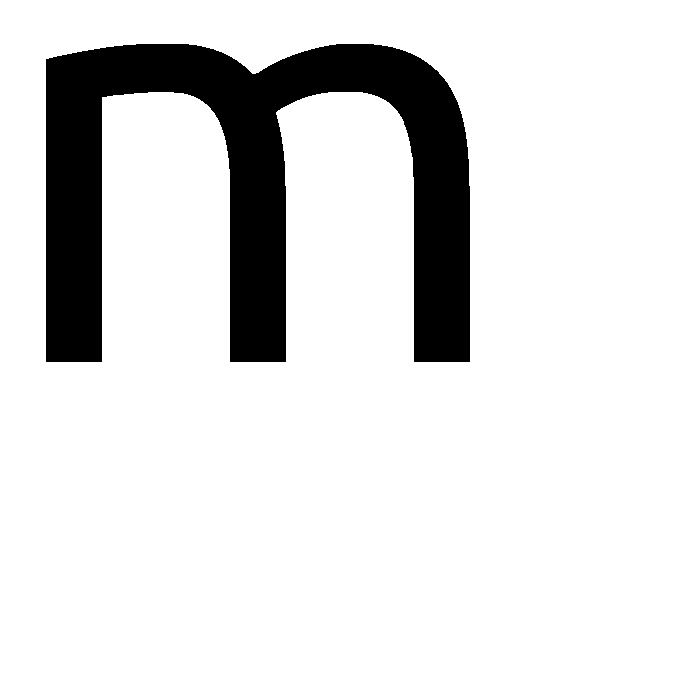
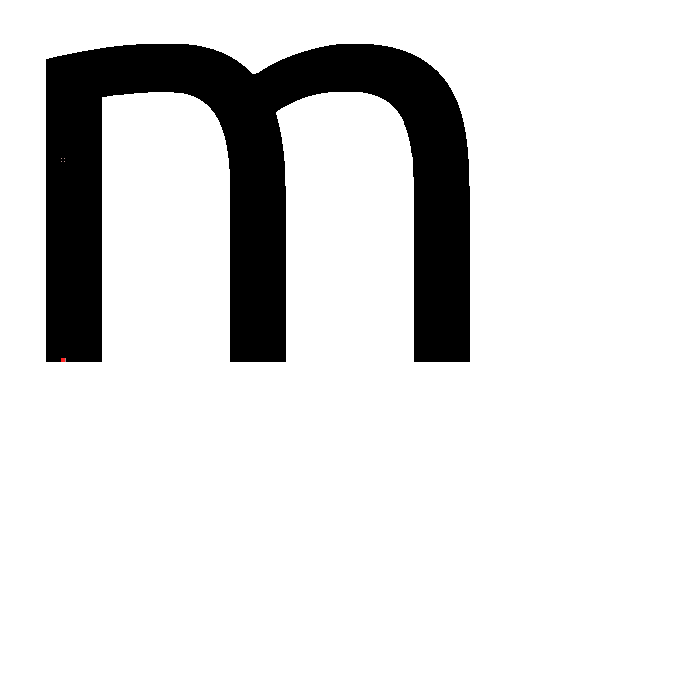
Layered file, before and after one edit (700 x 700). Changes by layer:
painted on "m #3" over [61, 158, 66, 362]
